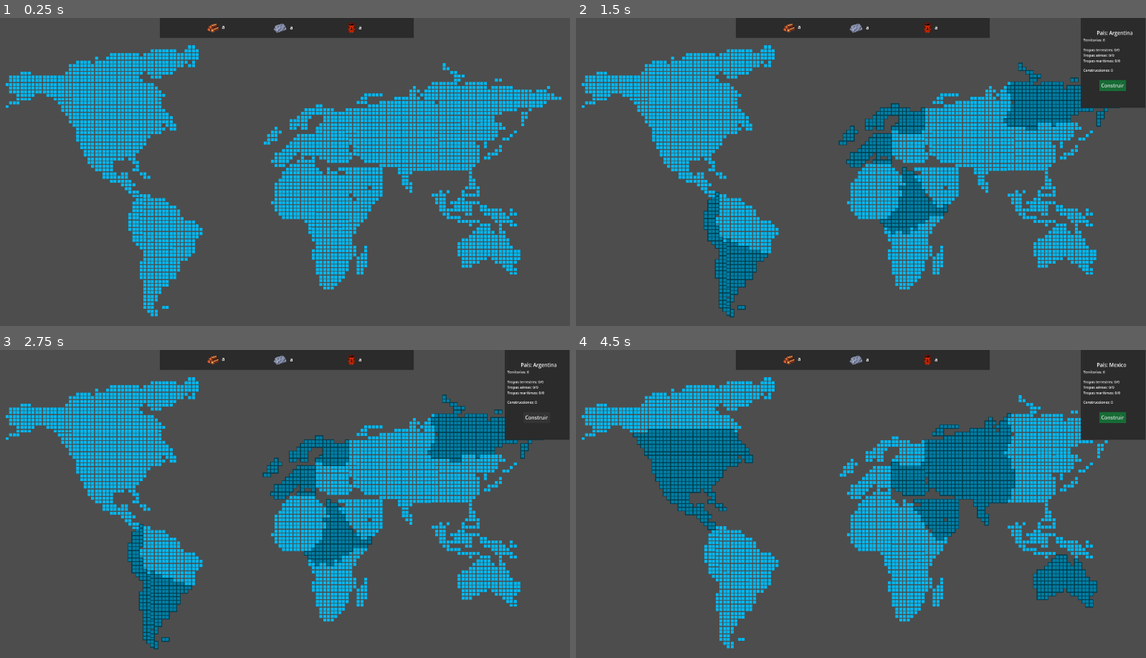
Above: before the commit, frames 1-4 (two rows, left to right).
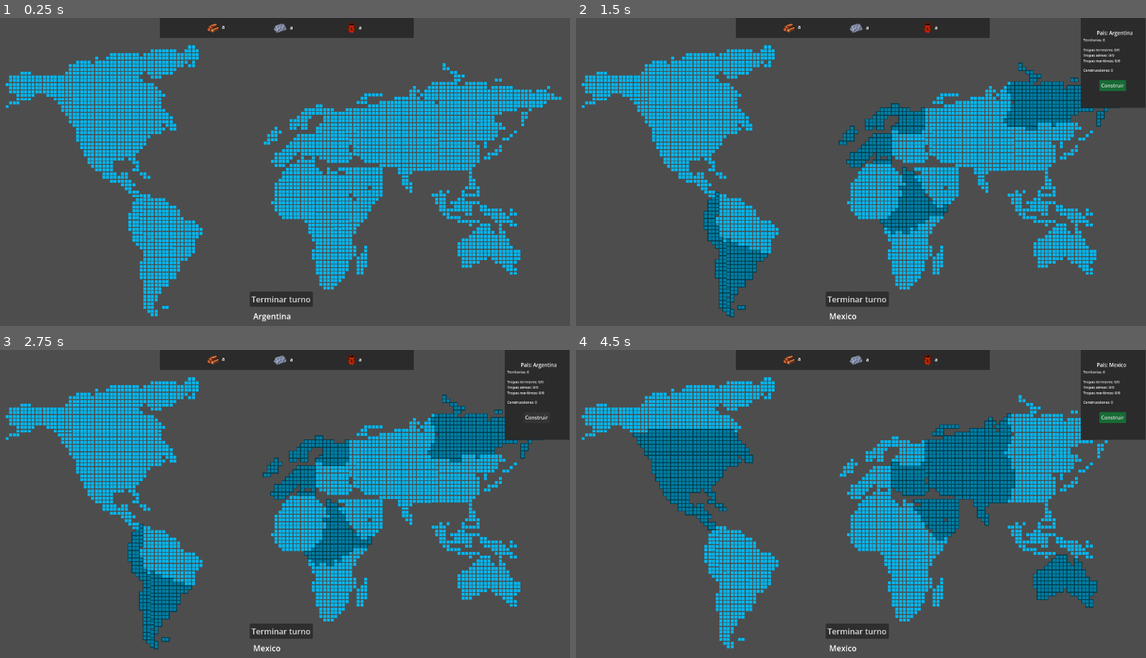
Above: after the commit, the same moments.

Repository: bula393/juegoMundialRTS
Game: Godot game, scene res://scenes/level.tscn
Same seed, same stepped clock (60 frames per second), same inputs: the game is played once before the commit and once after it.
Inputs (mouse positions are in pixels of both pictures, inside the frame that each line leads up to):
- Up to frame 1 (0.25 s): no input
- Up to frame 2 (1.5 s): click (855, 298) at 0.5 s, where only the run after the commit has a clickable "Terminar turno"; click (747, 276) at 1.25 s
- Up to frame 3 (2.75 s): click "Construir" at 2 s
- Up to frame 4 (4.5 s): click (747, 556) at 2.75 s; click (718, 587) at 3.5 s; click (690, 470) at 4.25 s

The runs differ from the first frame. In frame 1, 0.6% of the frame differs, in the area x 43-55%, y 88-99%; in frame 2, 0.5%; in frame 3, 0.5%; in frame 4, 0.5%.

Commit message:
empezado menu de construccion

Diff:
--- a/rts-mundial/scenes/level.tscn
+++ b/rts-mundial/scenes/level.tscn
@@ -330,3 +330,27 @@
 offset_left = 327.0
 offset_right = 327.0
 grow_vertical = 1
+
+[node name="Label" type="Label" parent="." unique_id=927760842]
+offset_left = 515.0
+offset_top = 589.0
+offset_right = 617.0
+offset_bottom = 612.0
+
+[node name="Button" type="Button" parent="." unique_id=1418759945]
+anchors_preset = 8
+anchor_left = 0.5
+anchor_top = 0.5
+anchor_right = 0.5
+anchor_bottom = 0.5
+offset_left = 508.1865
+offset_top = 550.75
+offset_right = 635.1865
+offset_bottom = 581.75
+grow_horizontal = 2
+grow_vertical = 2
+size_flags_horizontal = 4
+size_flags_vertical = 4
+text = "Terminar turno"
+
+[connection signal="pressed" from="Button" to="Mapa" method="_on_button_pressed"]
--- /dev/null
+++ b/rts-mundial/scenes/menu_contrucciones.gd
@@ -0,0 +1,14 @@
+extends Control
+
+@onready var cuartelLabel = $ColorRect/cuartel
+@onready var baseNavalLabel = $ColorRect/baseNaval
+@onready var aerodromoLabel = $ColorRect/aerodromoMilitar
+
+@export var construcciones = "res://Resources/construcciones/"
+var cuartel = load("res://Resources/construcciones/cuartel.tres") as Construccion
+var baseNaval = load("res://Resources/construcciones/baseNaval.tres") as Construccion
+var aeródromo = load("res://Resources/construcciones/aeródromoMilitar.tres") as Construccion
+
+
+func construir(pais: PaisJugable) -> void:
+	cuartel.text = cuartel.nombre
--- /dev/null
+++ b/rts-mundial/scenes/menu_contrucciones.tscn
@@ -0,0 +1,85 @@
+[gd_scene format=3 uid="uid://ijabixij1mqr"]
+
+[ext_resource type="Script" uid="uid://c17vr5h63mslm" path="res://scenes/menu_contrucciones.gd" id="1_tpwut"]
+
+[sub_resource type="StyleBoxFlat" id="StyleBoxFlat_tpwut"]
+bg_color = Color(0.09019608, 0.41960785, 0.20784314, 1)
+
+[node name="menuContrucciones" type="Control" unique_id=809517712]
+layout_mode = 3
+anchors_preset = 15
+anchor_right = 1.0
+anchor_bottom = 1.0
+grow_horizontal = 2
+grow_vertical = 2
+script = ExtResource("1_tpwut")
+
+[node name="ColorRect" type="ColorRect" parent="." unique_id=1212738347]
+layout_mode = 0
+offset_right = 130.0
+offset_bottom = 181.0
+color = Color(0.16862746, 0.16862746, 0.16862746, 1)
+
+[node name="cuartel" type="Label" parent="ColorRect" unique_id=1509360988]
+layout_mode = 1
+offset_left = 9.0
+offset_top = 32.0
+offset_right = 56.0
+offset_bottom = 55.0
+theme_override_font_sizes/font_size = 10
+text = "AAAAAAA"
+
+[node name="construir" type="Button" parent="ColorRect" unique_id=357241528]
+layout_mode = 0
+offset_left = 85.0
+offset_top = 32.0
+offset_right = 121.0
+offset_bottom = 49.0
+theme_override_font_sizes/font_size = 6
+theme_override_styles/normal = SubResource("StyleBoxFlat_tpwut")
+text = "Construir"
+
+[node name="baseNaval" type="Label" parent="ColorRect" unique_id=2117841985]
+layout_mode = 1
+anchors_preset = 8
+anchor_left = 0.5
+anchor_top = 0.5
+anchor_right = 0.5
+anchor_bottom = 0.5
+offset_left = -55.5
+offset_top = -11.5
+offset_right = -8.5
+offset_bottom = 11.5
+grow_horizontal = 2
+grow_vertical = 2
+theme_override_font_sizes/font_size = 10
+text = "AAAAAAA"
+
+[node name="construir2" type="Button" parent="ColorRect" unique_id=1677004044]
+layout_mode = 0
+offset_left = 85.0
+offset_top = 77.0
+offset_right = 121.0
+offset_bottom = 94.0
+theme_override_font_sizes/font_size = 6
+theme_override_styles/normal = SubResource("StyleBoxFlat_tpwut")
+text = "Construir"
+
+[node name="aerodromoMilitar" type="Label" parent="ColorRect" unique_id=1736083584]
+layout_mode = 0
+offset_left = 9.0
+offset_top = 123.0
+offset_right = 56.0
+offset_bottom = 146.0
+theme_override_font_sizes/font_size = 10
+text = "AAAAAAA"
+
+[node name="construir3" type="Button" parent="ColorRect" unique_id=452732293]
+layout_mode = 0
+offset_left = 85.0
+offset_top = 122.0
+offset_right = 121.0
+offset_bottom = 139.0
+theme_override_font_sizes/font_size = 6
+theme_override_styles/normal = SubResource("StyleBoxFlat_tpwut")
+text = "Construir"
--- a/rts-mundial/scripts/mapa.gd
+++ b/rts-mundial/scripts/mapa.gd
@@ -59,9 +59,16 @@
 
 
 func iniciarTurno() -> void:
+	get_parent().get_node("Label").text = paisTurnoActual.nombrePais
 	paisTurnoActual.iniciarTurno()
 
 
 func finalizarTurno() -> void:
-	paisTurnoActual = paisesJugable[paisesJugable.find(paisTurnoActual)+1]
+	paisTurnoActual = paisesJugable[(paisesJugable.find(paisTurnoActual)+1)%paisesJugable.size()]
 	iniciarTurno()
+
+
+
+
+func _on_button_pressed() -> void:
+	finalizarTurno()
Not shown, added: rts-mundial/scenes/menu_contrucciones.gd.uid
